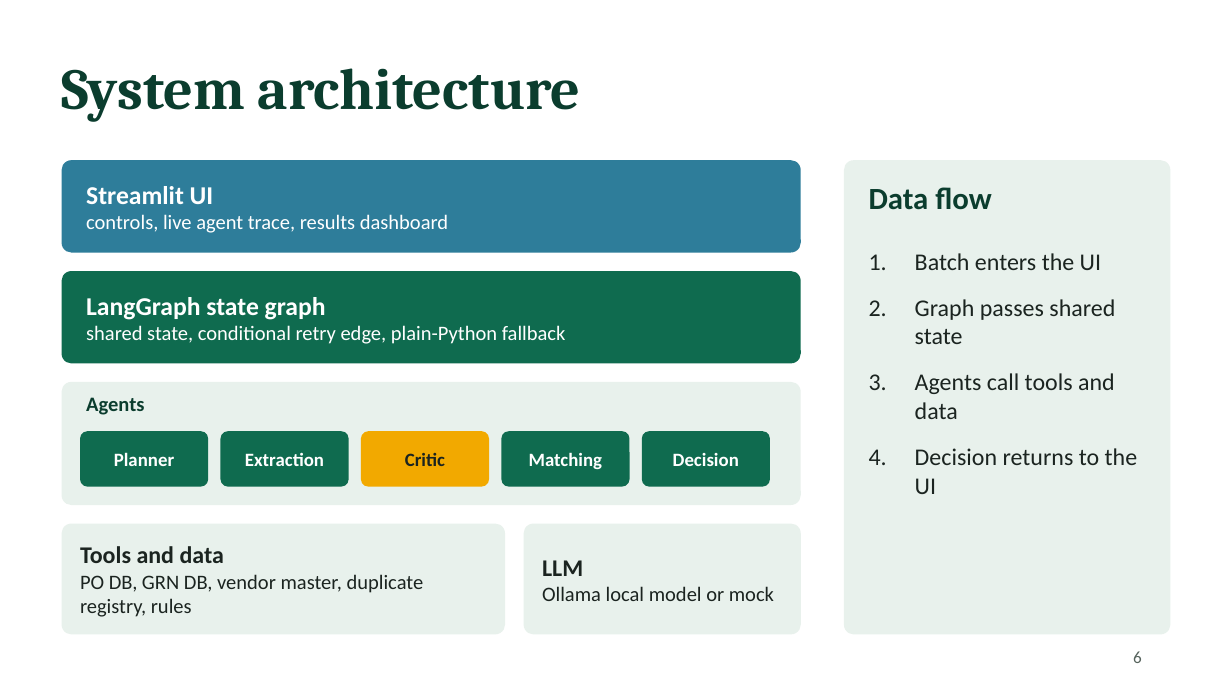
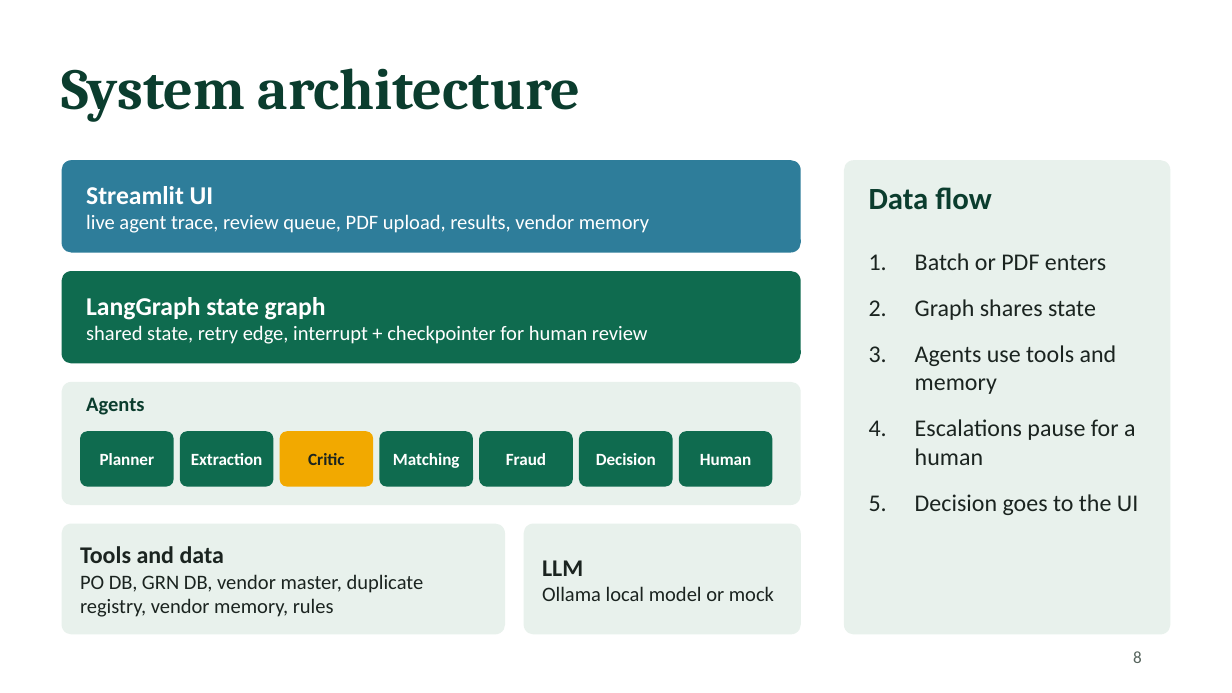
Before and after one commit to Saafalya/invoice_agents, a slide deck: slide 8 of docs/FAAISaafalyaSengupta158.pptx (slide 6 before the commit). Drawn at 1232x693 pixels with LibreOffice and Linux fonts; fonts in the diff are those of the drawing. Boxes give left, top, right and bottom in pixels: in the first picture for what was removed or moved away, otherwise in the second. Text is boxed around its words. In the diff, an @@ line names an element or a change of style, - is before the commit and + after.

```diff
--- a/docs/FAAISaafalyaSengupta158.pptx
+++ b/docs/FAAISaafalyaSengupta158.pptx
@@ text at [86, 214, 649, 233]: text changed @@
-controls, live agent trace, results dashboard
+live agent trace, review queue, PDF upload, results, vendor memory
@@ text at [915, 253, 1138, 515]: text changed @@
-1. Batch enters the UI
-2. Graph passes shared state
-3. Agents call tools and data
-4. Decision returns to the UI
+1. Batch or PDF enters
+2. Graph shares state
+3. Agents use tools and memory
+4. Escalations pause for a human
+5. Decision goes to the UI
@@ text at [86, 325, 648, 344]: text changed @@
-shared state, conditional retry edge, plain-Python fallback
+shared state, retry edge, interrupt + checkpointer for human review
@@ rounded rectangle "Planner": place and size @@
-rounded rectangle "Planner" at [80, 431, 208, 487]
+rounded rectangle "Planner" at [80, 431, 174, 487]
@@ rounded rectangle "Extraction": place and size @@
-rounded rectangle "Extraction" at [221, 431, 349, 487]
+rounded rectangle "Extraction" at [180, 431, 274, 487]
@@ rounded rectangle "Critic": place and size @@
-rounded rectangle "Critic" at [361, 431, 489, 487]
+rounded rectangle "Critic" at [280, 431, 373, 487]
@@ size 11 to 10 pt in 5 elements at [80, 431, 174, 487], [180, 431, 274, 487], [579, 431, 673, 487], [280, 431, 373, 487], [379, 431, 473, 487] @@
@@ rounded rectangle "Matching": place and size @@
-rounded rectangle "Matching" at [501, 431, 630, 487]
+rounded rectangle "Matching" at [379, 431, 473, 487]
@@ rounded rectangle added at [479, 431, 573, 487], fill #0F6B4F, 10 pt, text #FFFFFF, bold @@
+Fraud
@@ rounded rectangle "Decision": place and size @@
-rounded rectangle "Decision" at [642, 431, 770, 487]
+rounded rectangle "Decision" at [579, 431, 673, 487]
@@ rounded rectangle added at [679, 431, 772, 487], fill #0F6B4F, 10 pt, text #FFFFFF, bold @@
+Human
@@ text at [80, 574, 424, 617]: text changed @@
-PO DB, GRN DB, vendor master, duplicate registry, rules
+PO DB, GRN DB, vendor master, duplicate registry, vendor memory, rules
@@ page number at [1133, 651, 1142, 663]: text changed @@
-6
+8
```
Also in this commit, not shown: 5 other slides changed, 2 slides added, 19 other files.
